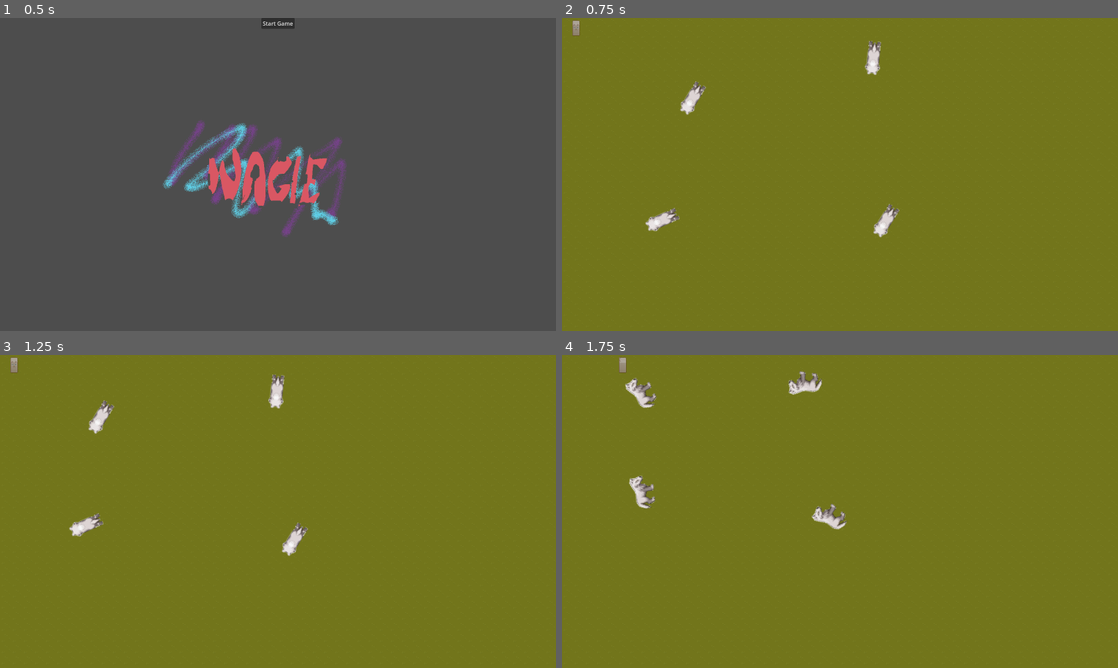
Above: before the commit, frames 1-4 (two rows, left to right).
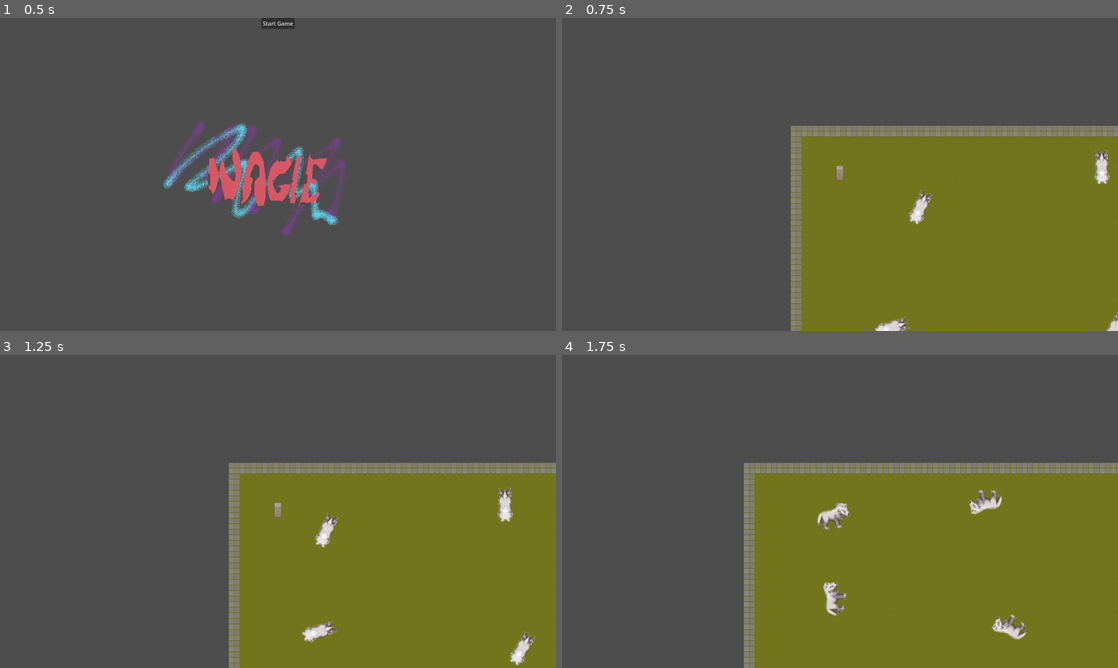
Above: after the commit, the same moments.

Repository: Huve/minor_inconvenience
Game: Godot game, scene res://StartMenu.tscn
Two runs of this game, one before a commit and one after it. Both use one fixed random seed, a clock stepped at 60 frames per second and the inputs below.
Inputs:
- Up to frame 1 (0.5 s): no input
- Up to frame 2 (0.75 s): click "Start Game" at 0.5 s
- Up to frame 3 (1.25 s): no input
- Up to frame 4 (1.75 s): hold Right (ui_right) from 1.28 s (still down)

Frame 1 is identical in both runs. In frame 2, 65% of the frame differs, in the area x 0-100%, y 0-100%; in frame 3, 66%; in frame 4, 60%.

Commit message:
Add collision and fix camera
Camera object node was missing from a merge issue. Collision has been added to the boundaries of the level.

Diff:
--- a/Game.tscn
+++ b/Game.tscn
@@ -6,78 +6,209 @@
 [ext_resource type="Script" path="res://PlayerCharacterBody2D.gd" id="4_7ludo"]
 [ext_resource type="Texture2D" uid="uid://u6p3vrwc2jtt" path="res://images/TX Player.png" id="4_f0eyl"]
 [ext_resource type="PackedScene" uid="uid://wbve38omeo7j" path="res://enemy.tscn" id="6_h0cjy"]
+[ext_resource type="Script" path="res://PlayerCamera2D.gd" id="6_xnst2"]
 [ext_resource type="Script" path="res://GameInfoNode.gd" id="7_y38ur"]
 
 [sub_resource type="TileSetAtlasSource" id="TileSetAtlasSource_gnjey"]
 texture = ExtResource("1_wvrlh")
 texture_region_size = Vector2i(32, 32)
 0:0/0 = 0
+0:0/0/physics_layer_0/linear_velocity = Vector2(0, 0)
+0:0/0/physics_layer_0/angular_velocity = 0.0
 1:0/0 = 0
+1:0/0/physics_layer_0/linear_velocity = Vector2(0, 0)
+1:0/0/physics_layer_0/angular_velocity = 0.0
 2:0/0 = 0
+2:0/0/physics_layer_0/linear_velocity = Vector2(0, 0)
+2:0/0/physics_layer_0/angular_velocity = 0.0
 3:0/0 = 0
+3:0/0/physics_layer_0/linear_velocity = Vector2(0, 0)
+3:0/0/physics_layer_0/angular_velocity = 0.0
 4:0/0 = 0
+4:0/0/physics_layer_0/linear_velocity = Vector2(0, 0)
+4:0/0/physics_layer_0/angular_velocity = 0.0
 5:0/0 = 0
+5:0/0/physics_layer_0/linear_velocity = Vector2(0, 0)
+5:0/0/physics_layer_0/angular_velocity = 0.0
 6:0/0 = 0
+6:0/0/physics_layer_0/linear_velocity = Vector2(0, 0)
+6:0/0/physics_layer_0/angular_velocity = 0.0
 7:0/0 = 0
+7:0/0/physics_layer_0/linear_velocity = Vector2(0, 0)
+7:0/0/physics_layer_0/angular_velocity = 0.0
 0:1/0 = 0
+0:1/0/physics_layer_0/linear_velocity = Vector2(0, 0)
+0:1/0/physics_layer_0/angular_velocity = 0.0
 1:1/0 = 0
+1:1/0/physics_layer_0/linear_velocity = Vector2(0, 0)
+1:1/0/physics_layer_0/angular_velocity = 0.0
 2:1/0 = 0
+2:1/0/physics_layer_0/linear_velocity = Vector2(0, 0)
+2:1/0/physics_layer_0/angular_velocity = 0.0
 3:1/0 = 0
+3:1/0/physics_layer_0/linear_velocity = Vector2(0, 0)
+3:1/0/physics_layer_0/angular_velocity = 0.0
 4:1/0 = 0
+4:1/0/physics_layer_0/linear_velocity = Vector2(0, 0)
+4:1/0/physics_layer_0/angular_velocity = 0.0
 5:1/0 = 0
+5:1/0/physics_layer_0/linear_velocity = Vector2(0, 0)
+5:1/0/physics_layer_0/angular_velocity = 0.0
 6:1/0 = 0
+6:1/0/physics_layer_0/linear_velocity = Vector2(0, 0)
+6:1/0/physics_layer_0/angular_velocity = 0.0
 7:1/0 = 0
+7:1/0/physics_layer_0/linear_velocity = Vector2(0, 0)
+7:1/0/physics_layer_0/angular_velocity = 0.0
 0:2/0 = 0
+0:2/0/physics_layer_0/linear_velocity = Vector2(0, 0)
+0:2/0/physics_layer_0/angular_velocity = 0.0
 1:2/0 = 0
+1:2/0/physics_layer_0/linear_velocity = Vector2(0, 0)
+1:2/0/physics_layer_0/angular_velocity = 0.0
 2:2/0 = 0
+2:2/0/physics_layer_0/linear_velocity = Vector2(0, 0)
+2:2/0/physics_layer_0/angular_velocity = 0.0
 3:2/0 = 0
+3:2/0/physics_layer_0/linear_velocity = Vector2(0, 0)
+3:2/0/physics_layer_0/angular_velocity = 0.0
 4:2/0 = 0
+4:2/0/physics_layer_0/linear_velocity = Vector2(0, 0)
+4:2/0/physics_layer_0/angular_velocity = 0.0
 5:2/0 = 0
+5:2/0/physics_layer_0/linear_velocity = Vector2(0, 0)
+5:2/0/physics_layer_0/angular_velocity = 0.0
 6:2/0 = 0
+6:2/0/physics_layer_0/linear_velocity = Vector2(0, 0)
+6:2/0/physics_layer_0/angular_velocity = 0.0
 7:2/0 = 0
+7:2/0/physics_layer_0/linear_velocity = Vector2(0, 0)
+7:2/0/physics_layer_0/angular_velocity = 0.0
 0:3/0 = 0
+0:3/0/physics_layer_0/linear_velocity = Vector2(0, 0)
+0:3/0/physics_layer_0/angular_velocity = 0.0
 1:3/0 = 0
+1:3/0/physics_layer_0/linear_velocity = Vector2(0, 0)
+1:3/0/physics_layer_0/angular_velocity = 0.0
 2:3/0 = 0
+2:3/0/physics_layer_0/linear_velocity = Vector2(0, 0)
+2:3/0/physics_layer_0/angular_velocity = 0.0
 3:3/0 = 0
+3:3/0/physics_layer_0/linear_velocity = Vector2(0, 0)
+3:3/0/physics_layer_0/angular_velocity = 0.0
 4:3/0 = 0
+4:3/0/physics_layer_0/linear_velocity = Vector2(0, 0)
+4:3/0/physics_layer_0/angular_velocity = 0.0
 5:3/0 = 0
+5:3/0/physics_layer_0/linear_velocity = Vector2(0, 0)
+5:3/0/physics_layer_0/angular_velocity = 0.0
 6:3/0 = 0
+6:3/0/physics_layer_0/linear_velocity = Vector2(0, 0)
+6:3/0/physics_layer_0/angular_velocity = 0.0
 7:3/0 = 0
+7:3/0/physics_layer_0/linear_velocity = Vector2(0, 0)
+7:3/0/physics_layer_0/angular_velocity = 0.0
 0:4/0 = 0
+0:4/0/physics_layer_0/linear_velocity = Vector2(0, 0)
+0:4/0/physics_layer_0/angular_velocity = 0.0
+0:4/0/physics_layer_0/polygon_0/points = PackedVector2Array(-16, -16, 16, -16, 16, 16, -16, 16)
 1:4/0 = 0
+1:4/0/physics_layer_0/linear_velocity = Vector2(0, 0)
+1:4/0/physics_layer_0/angular_velocity = 0.0
 2:4/0 = 0
+2:4/0/physics_layer_0/linear_velocity = Vector2(0, 0)
+2:4/0/physics_layer_0/angular_velocity = 0.0
 3:4/0 = 0
+3:4/0/physics_layer_0/linear_velocity = Vector2(0, 0)
+3:4/0/physics_layer_0/angular_velocity = 0.0
 4:4/0 = 0
+4:4/0/physics_layer_0/linear_velocity = Vector2(0, 0)
+4:4/0/physics_layer_0/angular_velocity = 0.0
 5:4/0 = 0
+5:4/0/physics_layer_0/linear_velocity = Vector2(0, 0)
+5:4/0/physics_layer_0/angular_velocity = 0.0
 6:4/0 = 0
+6:4/0/physics_layer_0/linear_velocity = Vector2(0, 0)
+6:4/0/physics_layer_0/angular_velocity = 0.0
 7:4/0 = 0
+7:4/0/physics_layer_0/linear_velocity = Vector2(0, 0)
+7:4/0/physics_layer_0/angular_velocity = 0.0
 0:5/0 = 0
+0:5/0/physics_layer_0/linear_velocity = Vector2(0, 0)
+0:5/0/physics_layer_0/angular_velocity = 0.0
 1:5/0 = 0
+1:5/0/physics_layer_0/linear_velocity = Vector2(0, 0)
+1:5/0/physics_layer_0/angular_velocity = 0.0
 2:5/0 = 0
+2:5/0/physics_layer_0/linear_velocity = Vector2(0, 0)
+2:5/0/physics_layer_0/angular_velocity = 0.0
 3:5/0 = 0
+3:5/0/physics_layer_0/linear_velocity = Vector2(0, 0)
+3:5/0/physics_layer_0/angular_velocity = 0.0
 4:5/0 = 0
+4:5/0/physics_layer_0/linear_velocity = Vector2(0, 0)
+4:5/0/physics_layer_0/angular_velocity = 0.0
 5:5/0 = 0
+5:5/0/physics_layer_0/linear_velocity = Vector2(0, 0)
+5:5/0/physics_layer_0/angular_velocity = 0.0
 6:5/0 = 0
+6:5/0/physics_layer_0/linear_velocity = Vector2(0, 0)
+6:5/0/physics_layer_0/angular_velocity = 0.0
 7:5/0 = 0
+7:5/0/physics_layer_0/linear_velocity = Vector2(0, 0)
+7:5/0/physics_layer_0/angular_velocity = 0.0
 0:6/0 = 0
+0:6/0/physics_layer_0/linear_velocity = Vector2(0, 0)
+0:6/0/physics_layer_0/angular_velocity = 0.0
 1:6/0 = 0
+1:6/0/physics_layer_0/linear_velocity = Vector2(0, 0)
+1:6/0/physics_layer_0/angular_velocity = 0.0
 2:6/0 = 0
+2:6/0/physics_layer_0/linear_velocity = Vector2(0, 0)
+2:6/0/physics_layer_0/angular_velocity = 0.0
 3:6/0 = 0
+3:6/0/physics_layer_0/linear_velocity = Vector2(0, 0)
+3:6/0/physics_layer_0/angular_velocity = 0.0
 4:6/0 = 0
+4:6/0/physics_layer_0/linear_velocity = Vector2(0, 0)
+4:6/0/physics_layer_0/angular_velocity = 0.0
 5:6/0 = 0
+5:6/0/physics_layer_0/linear_velocity = Vector2(0, 0)
+5:6/0/physics_layer_0/angular_velocity = 0.0
 6:6/0 = 0
+6:6/0/physics_layer_0/linear_velocity = Vector2(0, 0)
+6:6/0/physics_layer_0/angular_velocity = 0.0
 7:6/0 = 0
+7:6/0/physics_layer_0/linear_velocity = Vector2(0, 0)
+7:6/0/physics_layer_0/angular_velocity = 0.0
 0:7/0 = 0
+0:7/0/physics_layer_0/linear_velocity = Vector2(0, 0)
+0:7/0/physics_layer_0/angular_velocity = 0.0
 1:7/0 = 0
+1:7/0/physics_layer_0/linear_velocity = Vector2(0, 0)
+1:7/0/physics_layer_0/angular_velocity = 0.0
 2:7/0 = 0
+2:7/0/physics_layer_0/linear_velocity = Vector2(0, 0)
+2:7/0/physics_layer_0/angular_velocity = 0.0
 3:7/0 = 0
+3:7/0/physics_layer_0/linear_velocity = Vector2(0, 0)
+3:7/0/physics_layer_0/angular_velocity = 0.0
 4:7/0 = 0
+4:7/0/physics_layer_0/linear_velocity = Vector2(0, 0)
+4:7/0/physics_layer_0/angular_velocity = 0.0
 5:7/0 = 0
+5:7/0/physics_layer_0/linear_velocity = Vector2(0, 0)
+5:7/0/physics_layer_0/angular_velocity = 0.0
 6:7/0 = 0
+6:7/0/physics_layer_0/linear_velocity = Vector2(0, 0)
+6:7/0/physics_layer_0/angular_velocity = 0.0
 7:7/0 = 0
+7:7/0/physics_layer_0/linear_velocity = Vector2(0, 0)
+7:7/0/physics_layer_0/angular_velocity = 0.0
 
 [sub_resource type="TileSet" id="TileSet_0l0lx"]
 tile_size = Vector2i(32, 32)
+physics_layer_0/collision_layer = 1
 sources/0 = SubResource("TileSetAtlasSource_gnjey")
 
 [sub_resource type="RectangleShape2D" id="RectangleShape2D_gs4k5"]
@@ -162,16 +293,17 @@
 script = ExtResource("3_7ymy6")
 
 [node name="PlayerCharacterBody2D" type="CharacterBody2D" parent="."]
-position = Vector2(40, 33)
+position = Vector2(142, 138)
 script = ExtResource("4_7ludo")
 
 [node name="Sprite2D" type="Sprite2D" parent="PlayerCharacterBody2D"]
-position = Vector2(0, -8)
+position = Vector2(-1, -6)
 texture = ExtResource("4_f0eyl")
 hframes = 4
 vframes = 2
 
 [node name="CollisionShape2D" type="CollisionShape2D" parent="PlayerCharacterBody2D"]
+position = Vector2(-1, -1)
 shape = SubResource("RectangleShape2D_gs4k5")
 
 [node name="PlayerAnimationPlayer" type="AnimationPlayer" parent="PlayerCharacterBody2D"]
@@ -179,6 +311,10 @@
 "": SubResource("AnimationLibrary_vy8i4")
 }
 
+[node name="PlayerCamera2D" type="Camera2D" parent="PlayerCharacterBody2D"]
+position = Vector2(0, 2)
+script = ExtResource("6_xnst2")
+
 [node name="wolfEnemy" parent="." instance=ExtResource("6_h0cjy")]
 position = Vector2(299, 614)
 
--- a/LevelTileMap.gd
+++ b/LevelTileMap.gd
@@ -12,8 +12,23 @@
 	# Clear existing tiles
 	clear()
 
+	var sprite_row = 4
+	var left_wall = Vector2i(0, sprite_row)
+	var bottom_wall = Vector2i(0, sprite_row)
+	var right_wall = Vector2i(0, sprite_row)
+	var top_wall = Vector2i(0, sprite_row)
+
 	# Generate ground
 	for x in range(level_width):
 		for y in range(level_height):
 			var floor_tile = Vector2i(1, 2)
 			set_cell(0, Vector2i(x, y), 0, floor_tile)
+
+	# Generate walls (top and sides)
+	for x in range(level_width):
+		set_cell(0, Vector2i(x, 0), 0, bottom_wall)
+		set_cell(0, Vector2i(x, level_height - 1), 0, top_wall)
+
+	for y in range(level_height):
+		set_cell(0, Vector2i(0, y), 0, left_wall)
+		set_cell(0, Vector2i(level_width - 1, y), 0, right_wall)
--- a/PlayerCamera2D.gd
+++ b/PlayerCamera2D.gd
@@ -1,6 +1,6 @@
 extends Camera2D
 
-@export var tilemap:TileMap
+@onready var tilemap = $"../../LevelTileMap"
 # Called when the node enters the scene tree for the first time.
 func _ready():
 	var mapRect = tilemap.get_used_rect()
Not shown: 1 places in Game.tscn that only renumber resources
